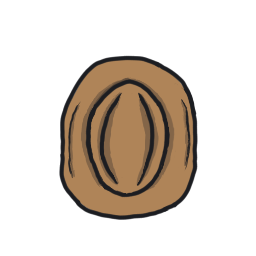
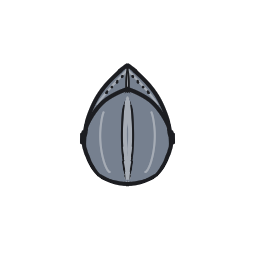
Layer changes from the first 256x256 image to the second:
added group "Armet" with 2 layers above "Cowboy Hat" over [64, 55, 192, 220]
added layer "ArmetLines" in group "Armet" over [64, 55, 192, 220]
added layer "ArmetColor" in group "Armet" over [64, 64, 192, 192]
hid group "Cowboy Hat" (2 layers) over [59, 55, 198, 220]
